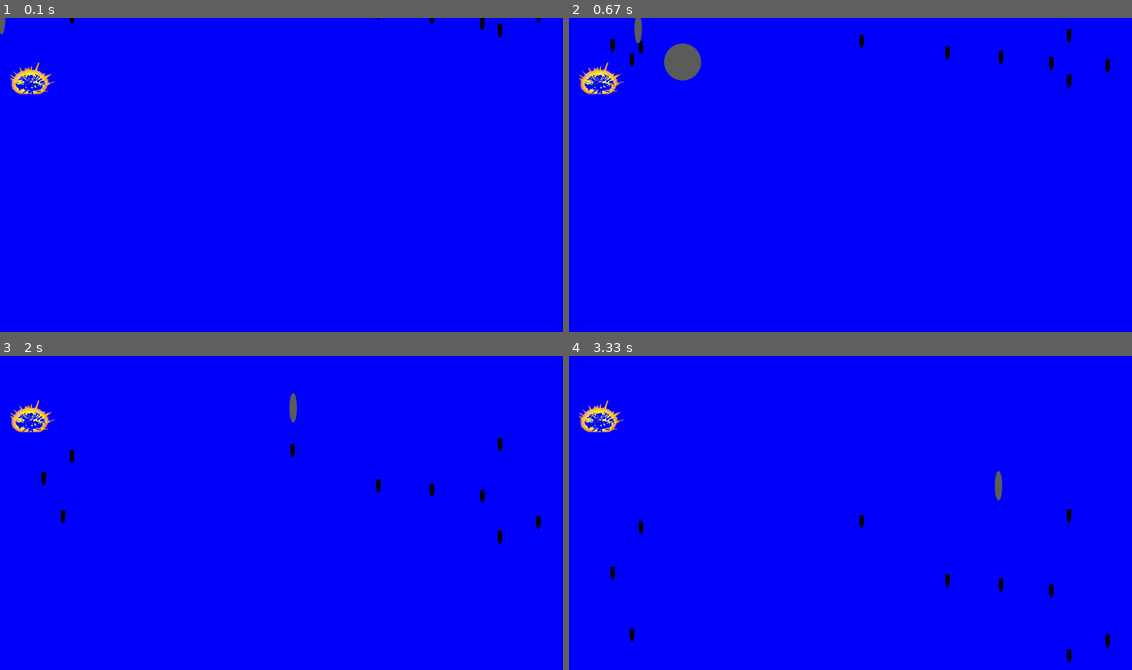
Above: before the commit, frames 1-4 (two rows, left to right).
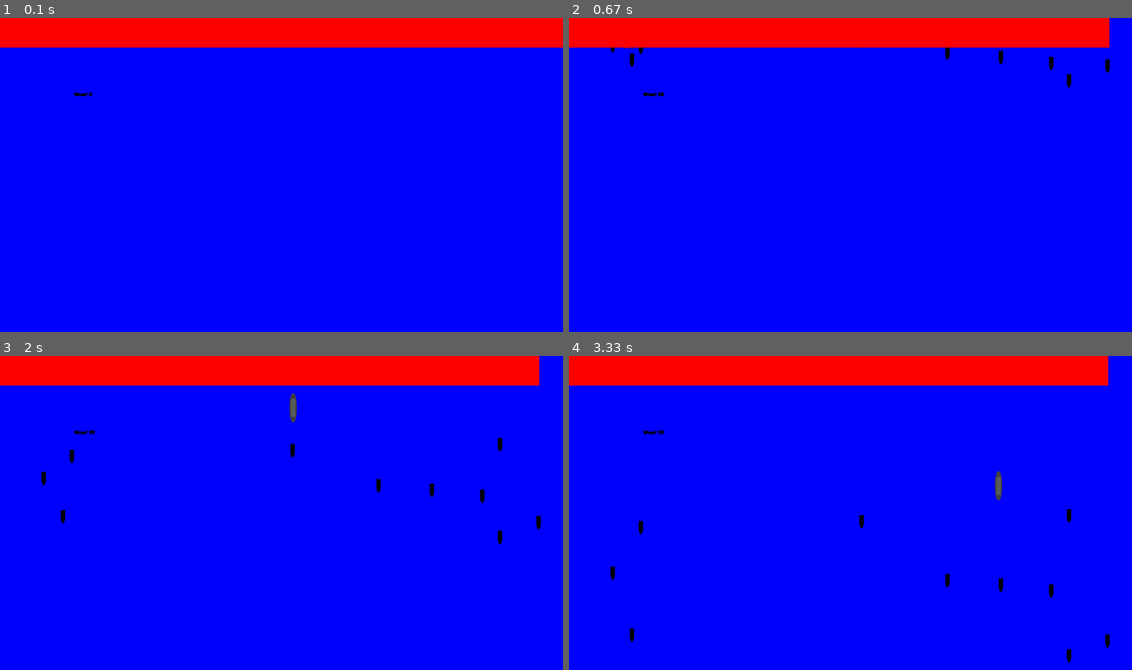
Above: after the commit, the same moments.

Repository: enzosuname/pygamefirst
Game: pygame game, started from movement.py
Two runs of this game, one before a commit and one after it. Both use one fixed random seed, a clock stepped at 60 frames per second and the inputs below.
Inputs (mouse positions are in pixels of both pictures, inside the frame that each line leads up to):
- Up to frame 1 (0.1 s): no input
- Up to frame 2 (0.67 s): click (636, 27) at 0.38 s
- Up to frame 3 (2 s): click (287, 534) at 0.72 s; click (106, 465) at 1.05 s; click (489, 622) at 1.38 s; click (292, 406) at 1.72 s
- Up to frame 4 (3.33 s): click (822, 594) at 2.05 s; click (833, 459) at 2.38 s; click (771, 447) at 2.72 s; click (996, 484) at 3.05 s

The runs differ from the first frame. In frame 1, 10% of the frame differs, in the area x 0-100%, y 0-25%; in frame 2, 10%, in the area x 0-96%, y 0-25%; in frame 3, 9.6%; in frame 4, 9.6%.

Commit message:
started coding movement

Diff:
--- a/movement.py
+++ b/movement.py
@@ -18,6 +18,8 @@
 DISPLAY_LENGTH = 1060
 SIZE = (DISPLAY_WIDTH,DISPLAY_LENGTH)
 FPS = 60
+g.font.init()
+font = g.font.SysFont('Ariel', 25, True, False)
 
 # def for similar attributes
 
@@ -31,9 +33,11 @@
         self.color = color
         self.speed_x = 0
         self.speed_y = r.randint(3, 5)
+        self.counter = 0
 
     def draw_ship(self):
         g.draw.ellipse(self.display, self.color, (self.x, self.y, self.width, self.height))
+        g.draw.rect(self.display, GRAY, (self.x+5, self.y+20, self.width-10, self.height-40))
 
     def draw_box(self):
         g.draw.ellipse(self.display, self.color, [self.x, self.y, self.width, self.height])
@@ -57,23 +61,30 @@
             self.x = DISPLAY_WIDTH - self.width
 
     def is_collided(self, other):
-        counter = 0
+        g.draw.rect(self.display, RED, [0, 0, 1900 - self.counter * 4, 100])
+        text = font.render(f"Wow! {self.counter}", True, BLACK)
+        screen.blit(text, [250, 250])
         if (self.x <= other.x <= self.x+self.width or self.x <= other.x+other.width\
                 <= self.x+self.width) and (self.y < other.y < self.y+self.height or \
                 self.y < other.y+other.height < self.y+self.height):
 
-            counter += 1
+            self.counter += 1
 
-            # PROOF OF CONCEPT
-            g.draw.ellipse(self.display, self.color, (self.x+100, self.y+100, player_width+100, player_width+100))
+            # Explosion animation every time ship is hit
+            explosion = g.image.load('explosion.png').convert_alpha()
+            explosion = g.transform.scale(explosion, [160, 160])
+            screen.blit(explosion, [self.x-85, self.y-40])
 
+        if self.counter == 475:
+            gameover = font.render(f"GAME OVER", True, RED)
+            screen.blit(gameover, [950, 530])
 #########################################################
 
 g.init()
 
 # game dependents
 screen = g.display.set_mode(SIZE)
-g.display.set_caption("Jame Scene")
+g.display.set_caption("Dodge the missiles!")
 clock = g.time.Clock()
 
 # create player
@@ -81,7 +92,7 @@
 player_height = 100
 x_loc = (DISPLAY_WIDTH-player_width)/2
 y_loc = DISPLAY_LENGTH - 2*player_width
-player = Box(screen, x_loc, y_loc, player_width, player_height, GRAY)
+player = Box(screen, x_loc, y_loc, player_width, player_height, DRKGRAY)
 
 # create enemies
 enemy_width = 15
@@ -109,19 +120,18 @@
 
     screen.fill(BLUE)
 
+    player.draw_ship()
+
     for enemy in enemy_list:
         enemy.draw_box()
         enemy.drop_box()
         if player.is_collided(enemy):
             running = False
 
-    player.draw_ship()
+    player.update()
 
-    explosion = g.image.load('trytwo.gif').convert_alpha()
-    #explosion = g.transform.scale(gun, [60, 30])
-    screen.blit(explosion, [0, 57.5])
+    yeet = 'woah'
 
-    player.update()
 
     g.display.flip()
     clock.tick(FPS)
Binary file added: explosion.png
